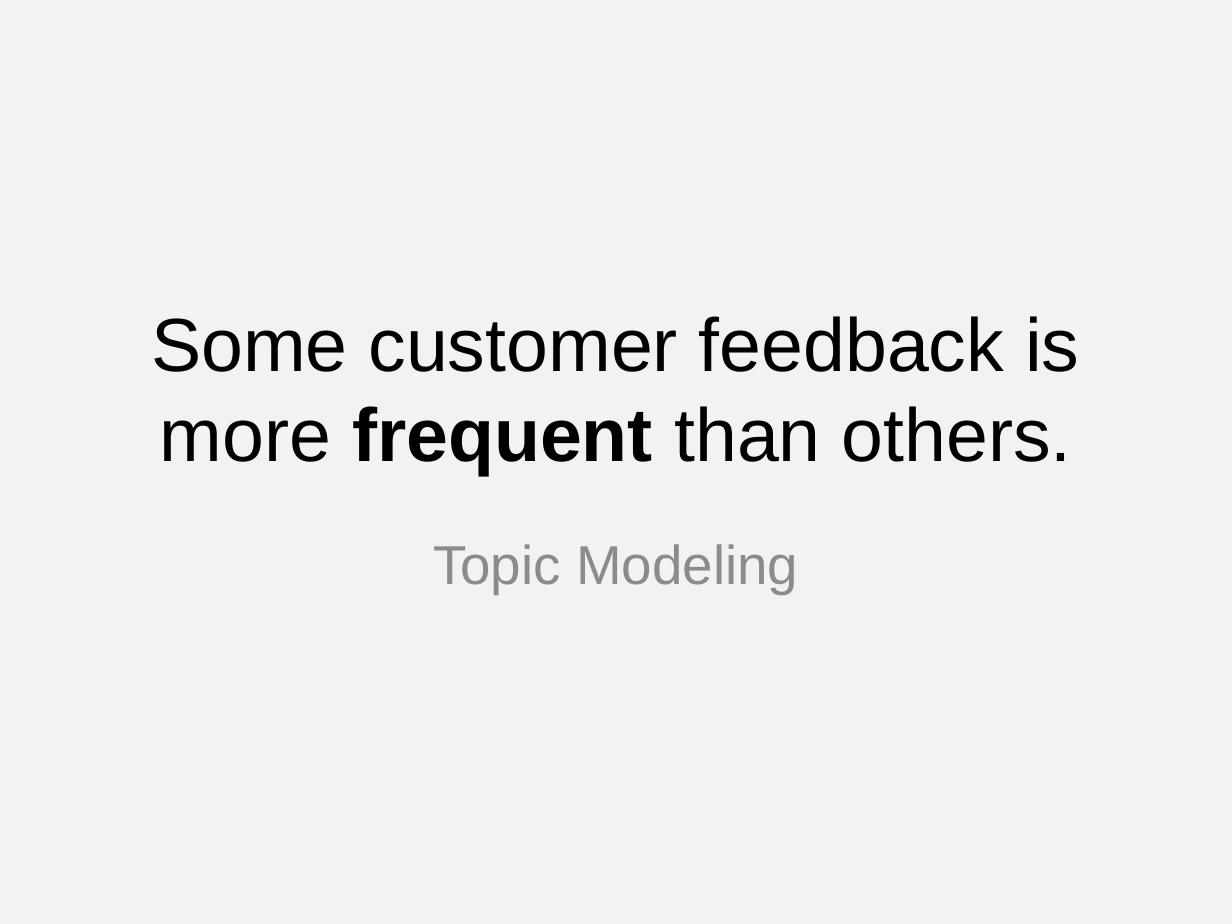
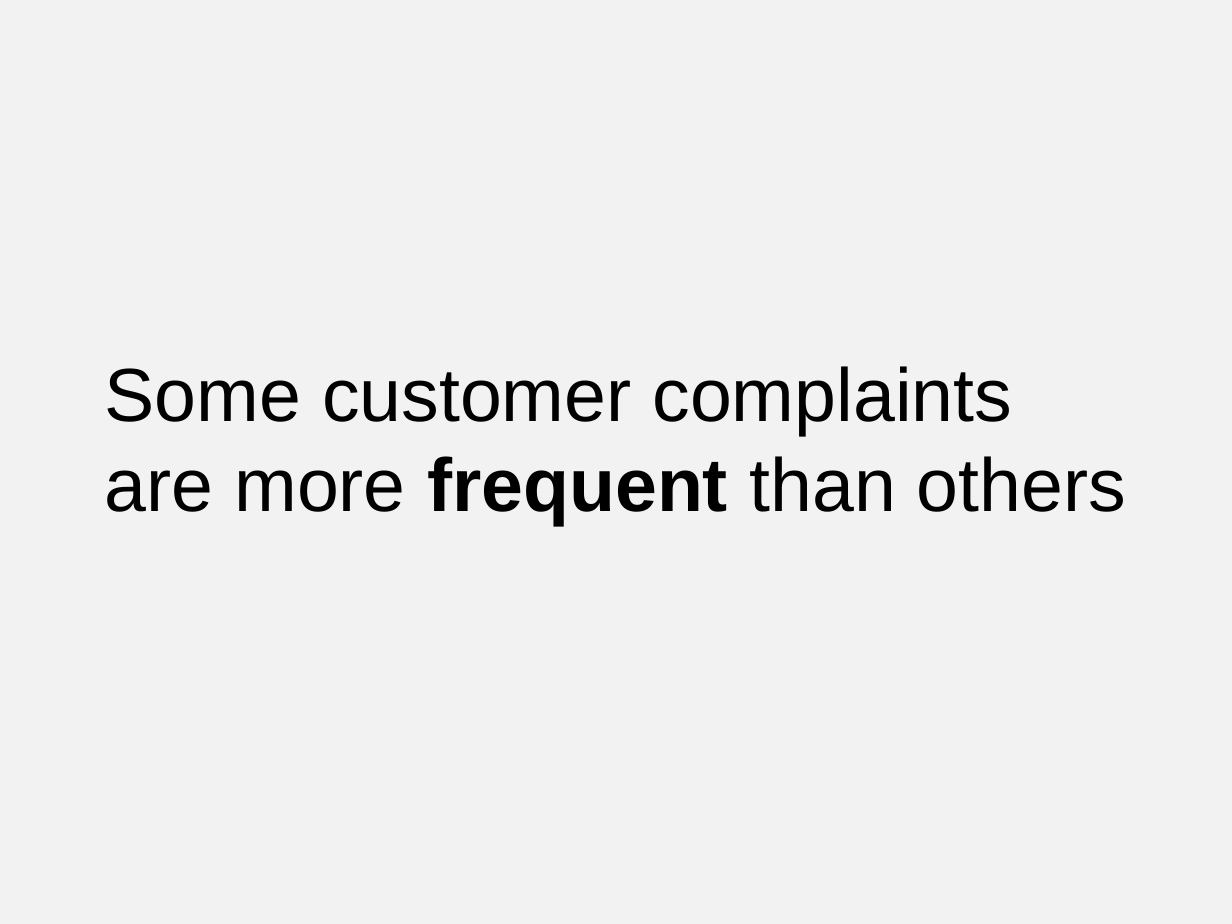
Before and after one commit to josiahdavis/earl, a slide deck: slide 9 of slides.pptx (slide 8 before the commit). Drawn at 1232x924 pixels with LibreOffice and Linux fonts; fonts in the diff are those of the drawing. Boxes give left, top, right and bottom in pixels: in the first picture for what was removed or moved away, otherwise in the second. Text is boxed around its words. In the diff, an @@ line names an element or a change of style, - is before the commit and + after.

```diff
--- a/slides.pptx
+++ b/slides.pptx
@@ title at (105,366,1126,525): text changed @@
-Some customer feedback is more frequent than others.
+Some customer complaints are more frequent than others
@@ subtitle removed at (433,544,798,594) @@
-Topic Modeling
```
Also in this commit, not shown: 3 other slides changed, 19 slides added, 9 slides removed, 51 other files.
